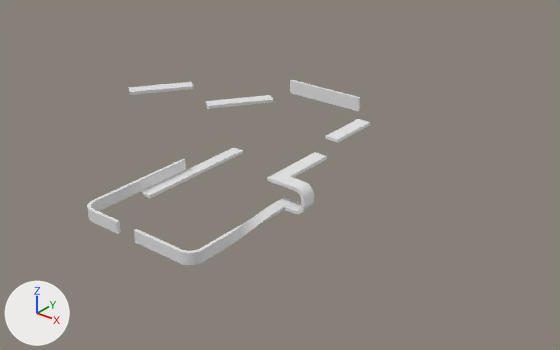
What one commit did to the FBX model Blends/Advanced Lap.fbx.
Rendered twice from a camera (50 mm lens) standing at (54.1, -67.3, 44.1) and looking at (0.7, -0.7, 2.7). The axes (+X, +Y, +Z) are drawn at lower left. The lights are the same throughout.
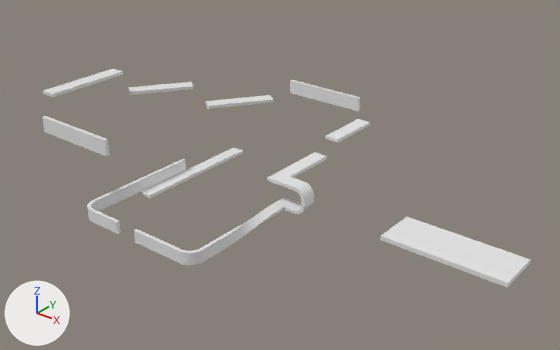
What differs and where, as boxes [x1, y1, x2, y2] in the pictures (560 x 350 px):
'Plane', reshaped (73% wider, 18% taller): before [87, 80, 370, 265]; after [42, 69, 531, 288]
part 1 of me_plane_001, added: after [43, 69, 123, 97]
part 2 of me_plane_001, added: after [42, 116, 109, 157]
part 3 of me_plane_001, added: after [380, 217, 531, 288]

The change, as a list of edits to the scene's bpy script:
```text
Change me_plane_001:
    where me_plane_001.from_pydata(...)  # 696 vertices, 678 faces; spans x -29.2..4.7, y -16.9..21.2, z -2.9..6.7
    used by ob_plane; location = (0.0, 0.0, 0.0)
    me_plane_001 part 1: a new loose piece, a box spanning x -29.11..-27.11, y -12.25..-0.64, z 9.72..10.16
    me_plane_001 part 2: a new loose piece, a box spanning x -23.43..-11.81, y -16.63..-16.19, z 7.31..9.31
    me_plane_001 part 3: a new loose piece, a box spanning x 24.58..36.2, y -16.6..-12.22, z 9.72..10.16
```
